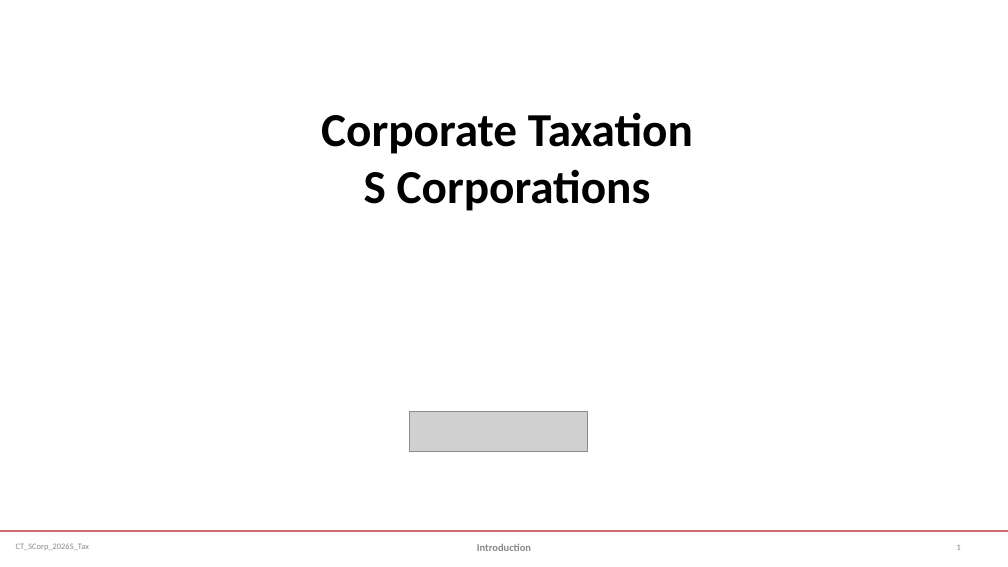
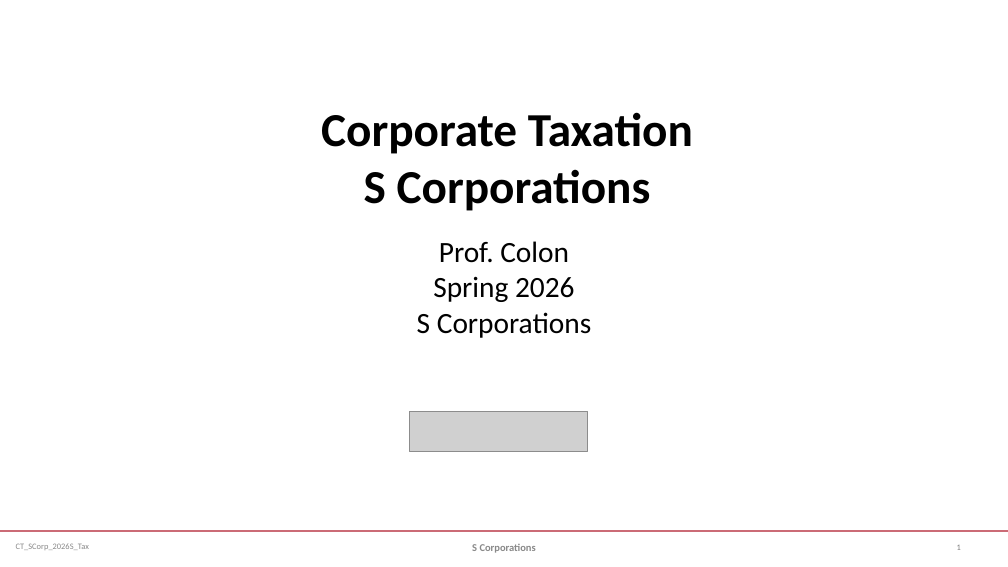
Before and after one commit to jmc877/Corporate-Tax, a slide deck: slide 1 of slides/CT_SCorp_2026S.pptx. Drawn at 1008x567 pixels with LibreOffice and Linux fonts; fonts in the diff are those of the drawing; grey boxes stand for pictures. Boxes give left, top, right and bottom in pixels: in the first picture for what was removed or moved away, otherwise in the second. Text is boxed around its words. In the diff, an @@ line names an element or a change of style, - is before the commit and + after.

```diff
--- a/slides/CT_SCorp_2026S.pptx
+++ b/slides/CT_SCorp_2026S.pptx
@@ subtitle added at box(417, 241, 591, 338), 28 pt, text #000000 @@
+Prof. Colon
+Spring 2026
+S Corporations
@@ text at box(472, 544, 536, 553): text changed @@
-Introduction
+S Corporations
```
Also in this commit, not shown: 6 other files.
